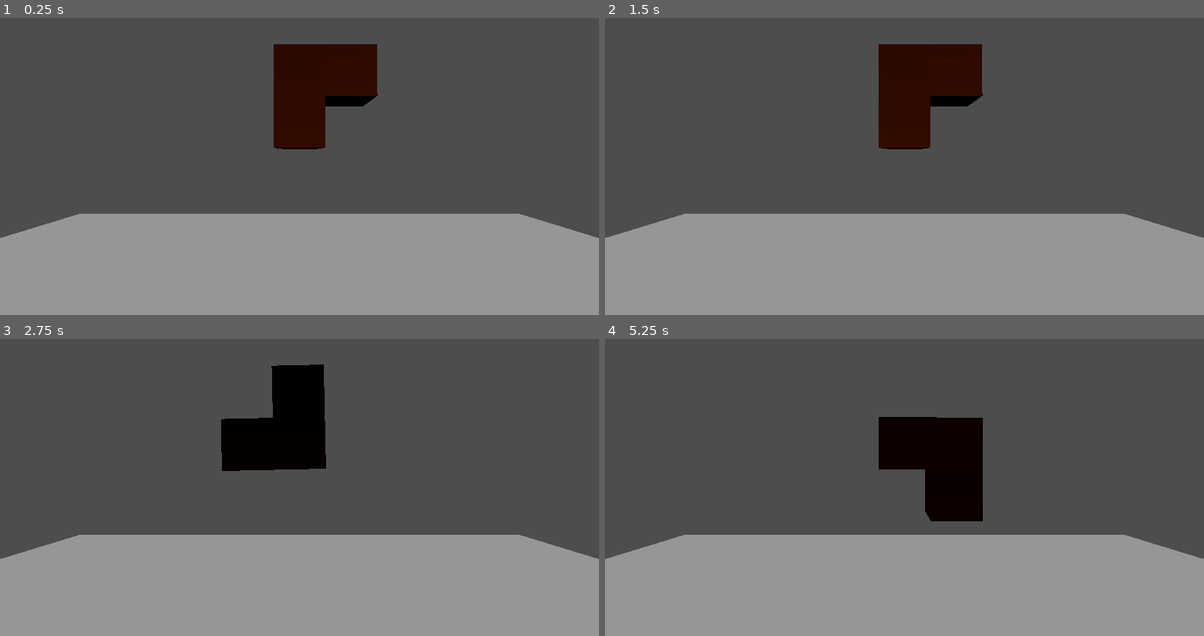
Above: before the commit, frames 1-4 (two rows, left to right).
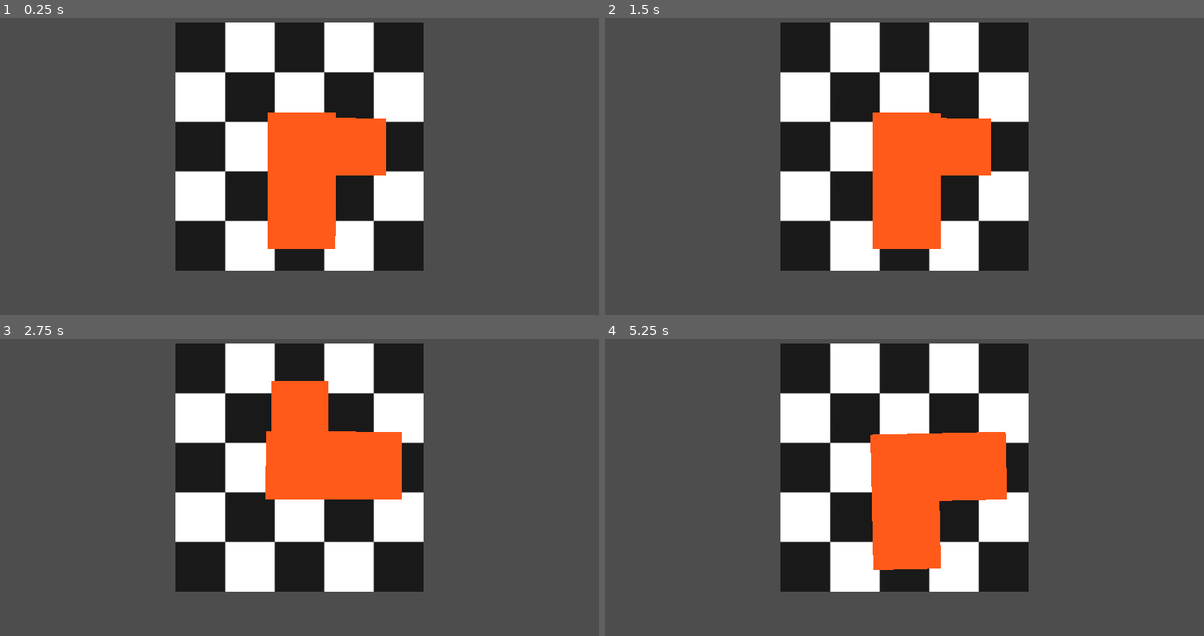
Above: after the commit, the same moments.

Repository: rdalton1124/3d-tetris
Game: Godot game, scene res://root.tscn
Two runs of this game, one before a commit and one after it. Both use one fixed random seed, a clock stepped at 60 frames per second and the inputs below.
Inputs:
- Up to frame 1 (0.25 s): no input
- Up to frame 2 (1.5 s): tap Enter at 0.5 s; tap I (rotate-x-ccw) at 0.6 s; tap Space at 1.25 s; tap K (rotate-x-cw) at 1.35 s
- Up to frame 3 (2.75 s): tap Enter at 2 s; tap U (rotate-y-ccw) at 2.1 s
- Up to frame 4 (5.25 s): tap Space at 2.75, 4.25 s; tap O (rotate-y-cw) at 2.85 s; tap Enter at 3.5 s; tap L (rotate-z-ccw) at 3.6 s; tap J (rotate-z-cw) at 4.35 s; tap I (rotate-x-ccw) at 5.1 s

The runs differ from the first frame. In frame 1, 60% of the frame differs, in the area x 0-100%, y 1-100%; in frame 2, 60%; in frame 3, 60%; in frame 4, 60%.

Commit message:
Update
- Added collision to the tetriminoes.
- Adjusted camera in main scene

Diff:
--- a/root.tscn
+++ b/root.tscn
@@ -1,8 +1,15 @@
-[gd_scene load_steps=3 format=3 uid="uid://1vmarn26dta4"]
+[gd_scene load_steps=6 format=3 uid="uid://1vmarn26dta4"]
 
 [ext_resource type="PackedScene" uid="uid://cpwnc80woec0" path="res://tetriminos3D/tetrimino6.tscn" id="1_amr45"]
+[ext_resource type="Texture2D" uid="uid://b0qgny2r33yl5" path="res://checker.png" id="1_opv7x"]
+
+[sub_resource type="StandardMaterial3D" id="StandardMaterial3D_5s0fn"]
+albedo_texture = ExtResource("1_opv7x")
 
 [sub_resource type="PlaneMesh" id="PlaneMesh_d5mrg"]
+
+[sub_resource type="BoxShape3D" id="BoxShape3D_sjp8o"]
+size = Vector3(2, 0.008, 2)
 
 [node name="root" type="Node3D"]
 
@@ -11,14 +18,20 @@
 [node name="floor" type="StaticBody3D" parent="well"]
 
 [node name="MeshInstance3D" type="MeshInstance3D" parent="well/floor"]
+material_override = SubResource("StandardMaterial3D_5s0fn")
 mesh = SubResource("PlaneMesh_d5mrg")
 
-[node name="Camera3D" type="Camera3D" parent="."]
-transform = Transform3D(1.19249e-08, 0, -1, 0, 1, 0, 1, 0, 1.19249e-08, 0, 0.305465, 0)
+[node name="CollisionShape3D" type="CollisionShape3D" parent="well/floor"]
+transform = Transform3D(-1, 0, -1.50996e-07, 0, 1, 0, 1.50996e-07, 0, -1, 0, 0, 0)
+shape = SubResource("BoxShape3D_sjp8o")
+
+[node name="top camera" type="Camera3D" parent="."]
+transform = Transform3D(1, 0, 0, 0, -4.37114e-08, 1, 0, -1, -4.37114e-08, 0, 3, 0)
+fov = 48.7586
 
 [node name="DirectionalLight3D" type="DirectionalLight3D" parent="."]
 transform = Transform3D(1, 0, 0, 0, -4.37114e-08, 1, 0, -1, -4.37114e-08, 0, 0.64597, 0)
 sky_mode = 1
 
 [node name="tetrimino6" parent="." instance=ExtResource("1_amr45")]
-transform = Transform3D(0.0999758, 0.00218391, -0.000277611, -0.00218421, 0.0999761, -0.000105764, 0.000275235, 0.000111802, 0.0999996, 0.471032, 0.352158, 0)
+transform = Transform3D(0.399903, 0.00873563, -0.00111044, -0.00873684, 0.399904, -0.000423056, 0.00110094, 0.000447208, 0.399998, 0, 0.487708, 0)
--- a/scripts/tetrimino3D.gd
+++ b/scripts/tetrimino3D.gd
@@ -1,6 +1,8 @@
 extends CharacterBody3D
 
 func _physics_process(delta):
+	if not is_on_floor():
+		velocity.y = -5
 	if Input.is_action_just_pressed("rotate-x-cw"):
 		self.rotate_x( -PI / 2)
 	elif Input.is_action_just_pressed("rotate-x-ccw"):
--- a/tetriminos3D/tetrimino1.tscn
+++ b/tetriminos3D/tetrimino1.tscn
@@ -8,34 +8,30 @@
 [sub_resource type="BoxMesh" id="BoxMesh_tdhj1"]
 material = SubResource("StandardMaterial3D_xfsth")
 
-[node name="root" type="Node3D"]
-
-[node name="tetrimino1" type="CharacterBody3D" parent="."]
+[node name="tetrimino1" type="CharacterBody3D"]
 script = ExtResource("1_qul11")
 
-[node name="mesh" type="Node3D" parent="tetrimino1"]
+[node name="mesh" type="Node3D" parent="."]
+visible = false
 
-[node name="MeshInstance3D" type="MeshInstance3D" parent="tetrimino1/mesh"]
+[node name="MeshInstance3D" type="MeshInstance3D" parent="mesh"]
 transform = Transform3D(0.999575, 0.000220999, -0.000364621, -0.000221891, 0.999573, -0.00245801, 0.000364079, 0.0024581, 0.999572, 0, 0, 0)
 mesh = SubResource("BoxMesh_tdhj1")
 
-[node name="MeshInstance3D2" type="MeshInstance3D" parent="tetrimino1/mesh"]
+[node name="MeshInstance3D2" type="MeshInstance3D" parent="mesh"]
 transform = Transform3D(1, 0, 0, 0, 1, 0, 0, 0, 1, 1, 0, 0)
 mesh = SubResource("BoxMesh_tdhj1")
 skeleton = NodePath("../../..")
 
-[node name="MeshInstance3D3" type="MeshInstance3D" parent="tetrimino1/mesh"]
+[node name="MeshInstance3D3" type="MeshInstance3D" parent="mesh"]
 transform = Transform3D(1, 0, 0, 0, 1, 0, 0, 0, 1, 0, 1, 0)
 mesh = SubResource("BoxMesh_tdhj1")
 skeleton = NodePath("../../../../..")
 
-[node name="MeshInstance3D4" type="MeshInstance3D" parent="tetrimino1/mesh"]
+[node name="MeshInstance3D4" type="MeshInstance3D" parent="mesh"]
 transform = Transform3D(1, 0, 0, 0, 1, 0, 0, 0, 1, 0, 2, 0)
 mesh = SubResource("BoxMesh_tdhj1")
 skeleton = NodePath("../../../../../../..")
 
-[node name="Camera3D" type="Camera3D" parent="."]
-transform = Transform3D(-0.999913, 0.0119009, -0.00562122, 0.0118872, 0.999926, 0.00247551, 0.00565026, 0.00240848, -0.999981, 0.411532, 1.39597, -3.66298)
-
-[node name="OmniLight3D" type="OmniLight3D" parent="."]
-transform = Transform3D(1, 0, 0, 0, 1, 0, 0, 0, 1, 0, 1.18446, -2.61674)
+[node name="CollisionPolygon3D" type="CollisionPolygon3D" parent="."]
+polygon = PackedVector2Array(1.5, 0.5, 1.5, -0.5, -0.5, -0.5, -0.5, 2.5, 0.5, 2.5, 0.5, 0.5)
--- a/tetriminos3D/tetrimino2.tscn
+++ b/tetriminos3D/tetrimino2.tscn
@@ -12,12 +12,13 @@
 script = ExtResource("1_akllj")
 
 [node name="mesh" type="Node3D" parent="."]
+transform = Transform3D(-4.37114e-08, 0, 1, 0, 1, 0, -1, 0, -4.37114e-08, 0, 0, 0)
 
 [node name="MeshInstance3D" type="MeshInstance3D" parent="mesh"]
 mesh = SubResource("BoxMesh_r7niq")
 
 [node name="MeshInstance3D4" type="MeshInstance3D" parent="mesh"]
-transform = Transform3D(0.988157, 0, 0, 0, 0.988157, 0, 0, 0, 0.988157, 0, 1, 0)
+transform = Transform3D(1, 0, 0, 0, 1, 0, 0, 0, 1, 0, 1, 0)
 mesh = SubResource("BoxMesh_r7niq")
 
 [node name="MeshInstance3D2" type="MeshInstance3D" parent="mesh"]
@@ -27,3 +28,6 @@
 [node name="MeshInstance3D3" type="MeshInstance3D" parent="mesh"]
 transform = Transform3D(1, 0, 0, 0, 1, 0, 0, 0, 1, 0, -1, 1)
 mesh = SubResource("BoxMesh_r7niq")
+
+[node name="CollisionPolygon3D" type="CollisionPolygon3D" parent="."]
+polygon = PackedVector2Array(-3.3316, -3.25574)
--- a/tetriminos3D/tetrimino3.tscn
+++ b/tetriminos3D/tetrimino3.tscn
@@ -27,3 +27,6 @@
 [node name="MeshInstance3D2" type="MeshInstance3D" parent="mesh"]
 transform = Transform3D(1, -0.000207015, 9.28203e-05, 0.000207015, 1, 3.07899e-06, -9.28203e-05, -3.07899e-06, 1, 0, 1, 0)
 mesh = SubResource("BoxMesh_22oiy")
+
+[node name="CollisionPolygon3D" type="CollisionPolygon3D" parent="."]
+polygon = PackedVector2Array(1.5, -0.5, 1.5, 0.5, 0.5, 0.5, 0.5, 1.5, -0.5, 1.5, -0.5, 0.5, -1.5, 0.5, -1.5, -0.5)
--- a/tetriminos3D/tetrimino4.tscn
+++ b/tetriminos3D/tetrimino4.tscn
@@ -28,3 +28,6 @@
 [node name="MeshInstance3D4" type="MeshInstance3D" parent="mesh"]
 transform = Transform3D(0.999998, -0.00192704, -8.40017e-05, 0.00192704, 0.999998, 0.000227875, 8.35793e-05, -0.000228038, 1, 0, 1, 0)
 mesh = SubResource("BoxMesh_3no05")
+
+[node name="CollisionPolygon3D" type="CollisionPolygon3D" parent="."]
+polygon = PackedVector2Array(-0.5, -0.5, -0.5, 1.5, 1.5, 1.5, 1.5, -0.5)
--- a/tetriminos3D/tetrimino5.tscn
+++ b/tetriminos3D/tetrimino5.tscn
@@ -26,5 +26,8 @@
 mesh = SubResource("BoxMesh_cpvpf")
 
 [node name="MeshInstance3D4" type="MeshInstance3D" parent="mesh"]
-transform = Transform3D(0.999988, -0.00187261, 0.0044098, 0.0019986, 0.999585, -0.0287422, -0.00435414, 0.0287507, 0.999577, 0, 2, 0)
+transform = Transform3D(0.999999, 4.18297e-10, 0, -5.15897e-10, 1, 0, 0, 0, 1, 8.36565e-10, 2, 0)
 mesh = SubResource("BoxMesh_cpvpf")
+
+[node name="CollisionPolygon3D" type="CollisionPolygon3D" parent="."]
+polygon = PackedVector2Array(-0.5, -1.5, 0.5, -1.5, 0.5, 2.5, -0.5, 2.5)
--- a/tetriminos3D/tetrimino6.tscn
+++ b/tetriminos3D/tetrimino6.tscn
@@ -33,3 +33,10 @@
 [node name="MeshInstance3D2" type="MeshInstance3D" parent="mesh"]
 transform = Transform3D(1, 0, 0, 0, 1, 0, 0, 0, 1, 1, 0, 0)
 mesh = SubResource("BoxMesh_m1t2t")
+
+[node name="CollisionPolygon3D" type="CollisionPolygon3D" parent="."]
+polygon = PackedVector2Array(1.5, 0.5, 1.5, -0.5, -0.5, -0.5, -0.5, 0.5)
+
+[node name="CollisionPolygon3D2" type="CollisionPolygon3D" parent="."]
+transform = Transform3D(-4.37114e-08, 0, 1, 0, 1, 0, -1, 0, -4.37114e-08, 0, 0, 0)
+polygon = PackedVector2Array(0.5, 0.5, -1.5, 0.5, -1.5, 1.5, 0.5, 1.5)
--- a/tetriminos3D/tetrimino7.tscn
+++ b/tetriminos3D/tetrimino7.tscn
@@ -27,3 +27,10 @@
 [node name="MeshInstance3D3" type="MeshInstance3D" parent="mesh"]
 transform = Transform3D(1, 0, 0, 0, 1, 0, 0, 0, 1, -1, 1, 0)
 mesh = SubResource("BoxMesh_6q3wi")
+
+[node name="CollisionPolygon3D" type="CollisionPolygon3D" parent="."]
+polygon = PackedVector2Array(-1.5, 0.5, -1.5, 1.5, 0.5, 1.5, 0.5, 0.5)
+
+[node name="CollisionPolygon3D2" type="CollisionPolygon3D" parent="."]
+transform = Transform3D(-4.37114e-08, 0, 1, 0, 1, 0, -1, 0, -4.37114e-08, 0, 0, 0)
+polygon = PackedVector2Array(-0.5, 0.5, -0.5, -0.5, 1.5, -0.5, 1.5, 0.5)
--- a/tetriminos3D/tetrimino8.tscn
+++ b/tetriminos3D/tetrimino8.tscn
@@ -10,6 +10,13 @@
 
 [node name="tetrimino8" type="CharacterBody3D"]
 script = ExtResource("1_1okh7")
+
+[node name="CollisionPolygon3D" type="CollisionPolygon3D" parent="."]
+polygon = PackedVector2Array(-0.5, -0.5, -0.5, 1.5, 0.5, 1.5, 0.5, 0.5, 1.5, 0.5, 1.5, -0.5)
+
+[node name="CollisionPolygon3D2" type="CollisionPolygon3D" parent="."]
+transform = Transform3D(1, 0, 0, 0, 1, 0, 0, 0, 1, 0, 0, 1)
+polygon = PackedVector2Array(0.5, 0.5, 0.5, -0.5, -0.5, -0.5, -0.5, 0.5)
 
 [node name="mesh" type="Node3D" parent="."]
 
Binary file added: checker.png
Not shown, added: checker.png.import
